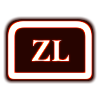
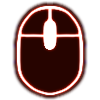
Revision of a layered 100×100 image; what changed, layer by layer:
added group "Mouse" with 4 layers above "Button" over [11, 1, 89, 100]
added layer "mouse_left" (1st of 3, in "Mouse") in group "Mouse" over [16, 5, 84, 96]
added layer "Layer 1" in group "Mouse" over [43, 20, 56, 50]
added layer "mouse_left" (2nd of 3, in "Mouse") (color dodge) in group "Mouse" over [14, 3, 86, 98]
added layer "mouse_left" (3rd of 3, in "Mouse") in group "Mouse" over [11, 1, 89, 100]
hid group "Shoulder" (32 layers) over [3, 16, 97, 84]